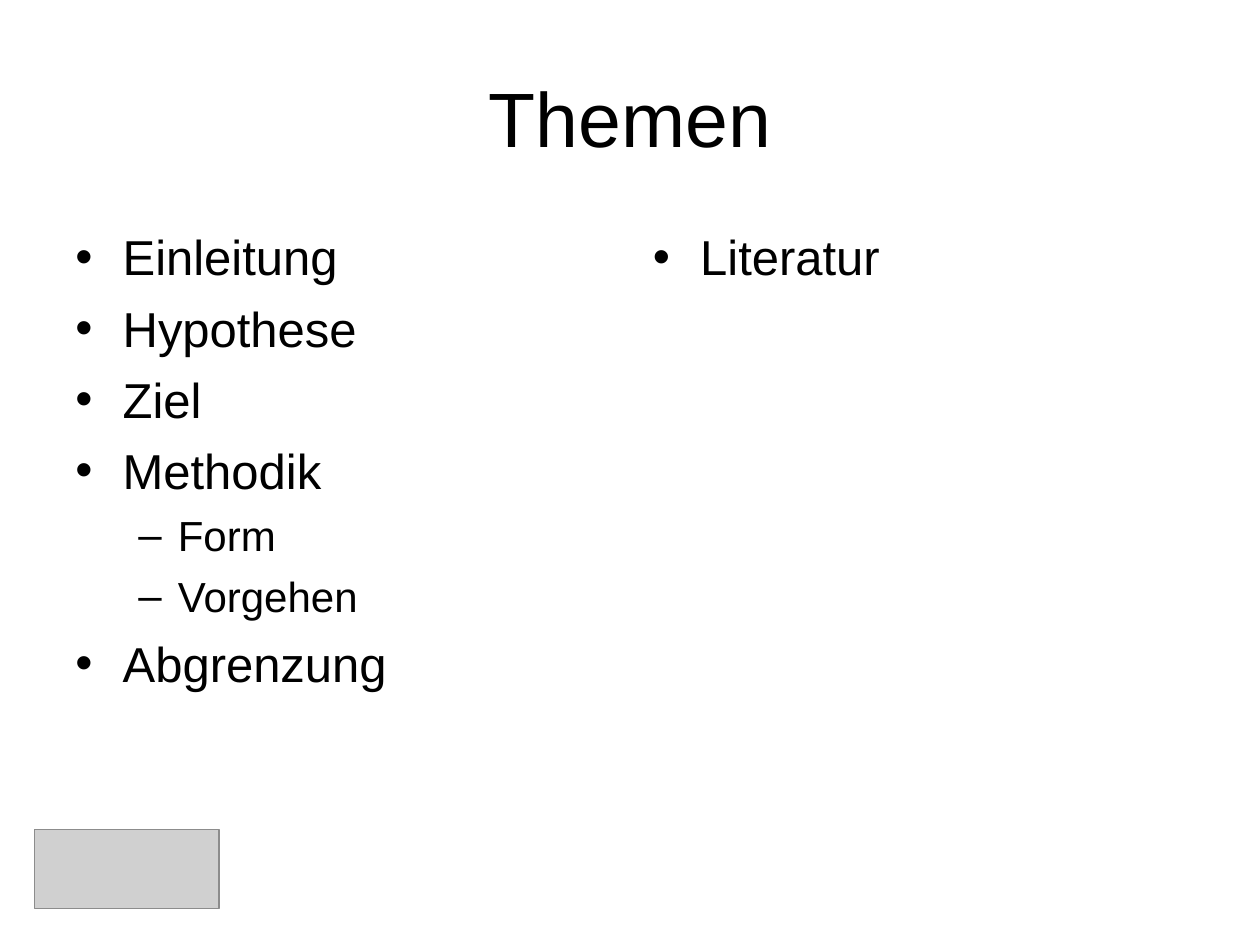
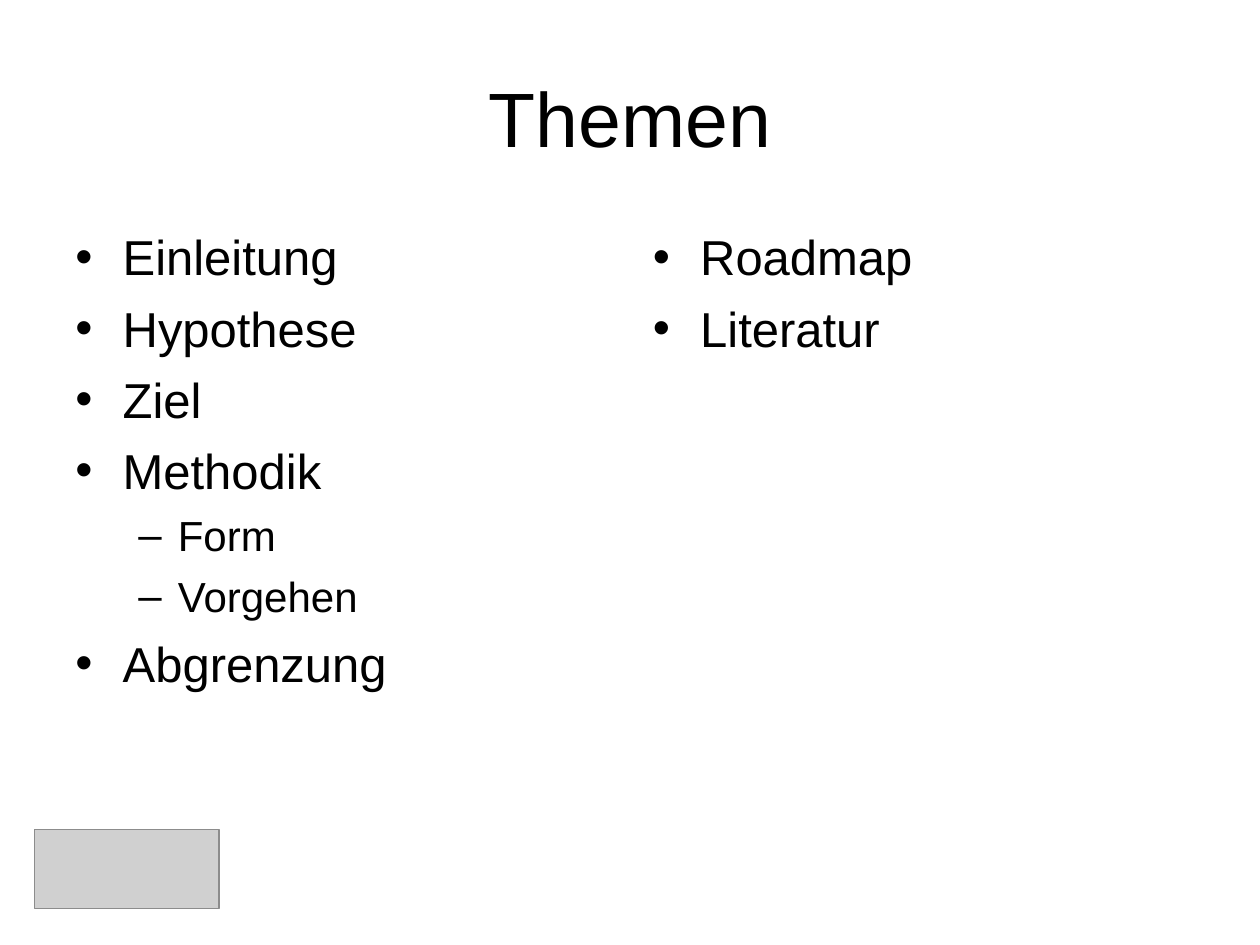
Before and after one commit to saw303/masterstudy, a slide deck: slide 2 of disposition/Präsentation.ppt. Drawn at 1260x945 pixels with LibreOffice and Linux fonts; fonts in the diff are those of the drawing; grey boxes stand for pictures. Boxes give left, top, right and bottom in pixels: in the first picture for what was removed or moved away, otherwise in the second. Text is boxed around its words. In the diff, an @@ line names an element or a change of style, - is before the commit and + after.

Commit message:
Roadmap hinzugefügt Präsentation erweitert

```diff
--- a/disposition/Präsentation.ppt
+++ b/disposition/Präsentation.ppt
@@ text at box(700, 239, 912, 286): paragraph added @@
+• Roadmap
```
Also in this commit, not shown: 1 other slide changed, 3 slides added, 1 other file.
